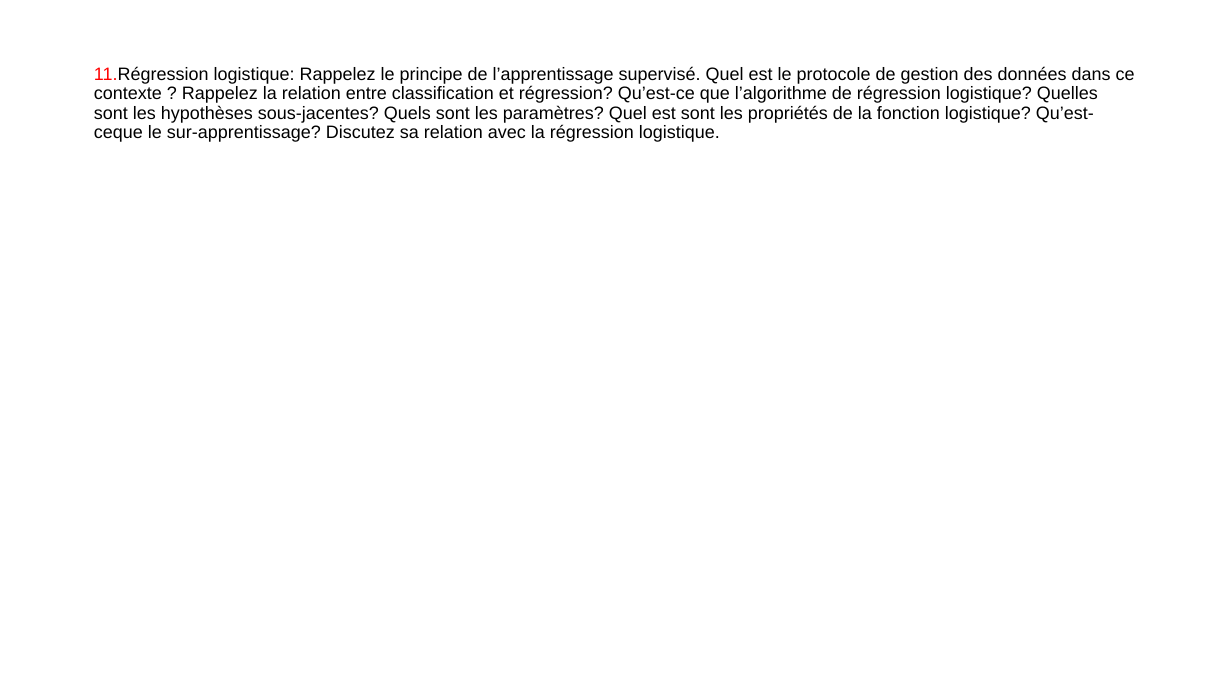
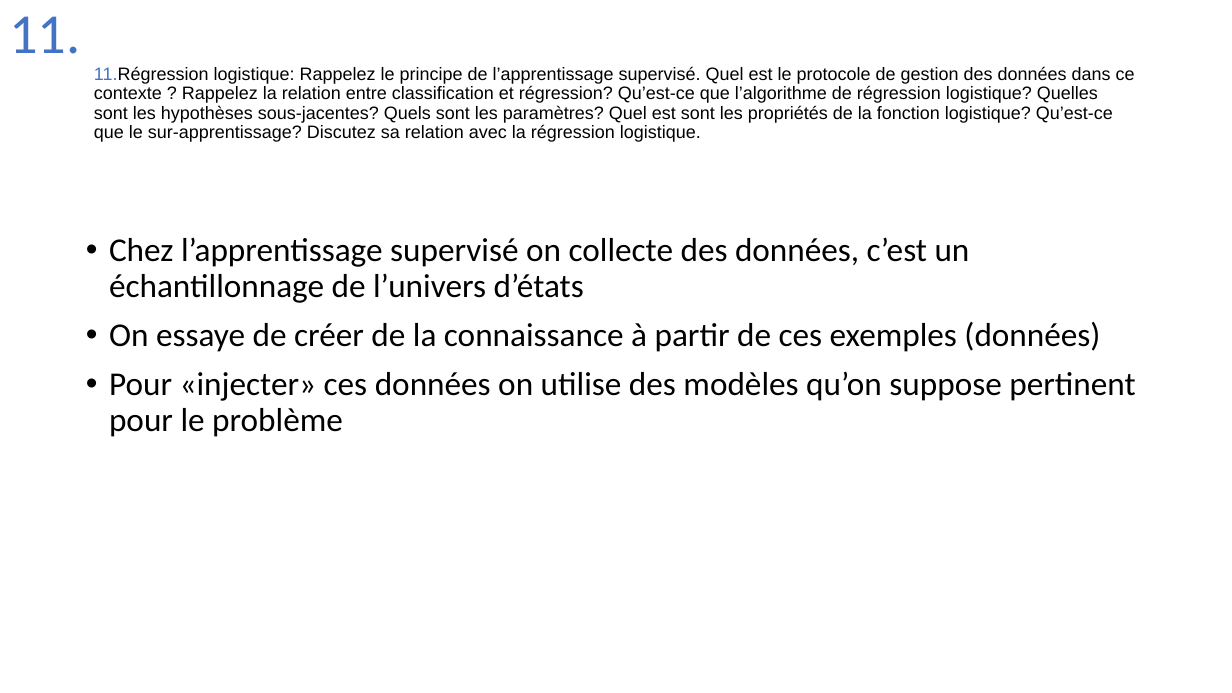
Before and after one commit to Joao-Quinta/Uni3eme, a slide deck: slide 53 of intelligenceArtificielle/Intelligence_artificielle_exam.pptx. Drawn at 1232x693 pixels with LibreOffice and Linux fonts; fonts in the diff are those of the drawing. Boxes give left, top, right and bottom in pixels: in the first picture for what was removed or moved away, otherwise in the second. Text is boxed around its words. In the diff, an @@ line names an element or a change of style, - is before the commit and + after.

```diff
--- a/intelligenceArtificielle/Intelligence_artificielle_exam.pptx
+++ b/intelligenceArtificielle/Intelligence_artificielle_exam.pptx
@@ text added at <box>9,16,80,54</box>, 44 pt, text #4472C4 @@
+11.
@@ title at <box>94,66,1135,142</box>: spaces changed @@
-11.Régression logistique: Rappelez le principe de l’apprentissage supervisé. Quel est le protocole de gestion des données dans ce contexte ? Rappelez la relation entre classification et régression? Qu’est-ce que l’algorithme de régression logistique? Quelles sont les hypothèses sous-jacentes? Quels sont les paramètres? Quel est sont les propriétés de la fonction logistique? Qu’est-ceque le sur-apprentissage? Discutez sa relation avec la régression logistique.
+11.Régression logistique: Rappelez le principe de l’apprentissage supervisé. Quel est le protocole de gestion des données dans ce contexte ? Rappelez la relation entre classification et régression? Qu’est-ce que l’algorithme de régression logistique? Quelles sont les hypothèses sous-jacentes? Quels sont les paramètres? Quel est sont les propriétés de la fonction logistique? Qu’est-ce que le sur-apprentissage? Discutez sa relation avec la régression logistique.
@@ text added at <box>109,237,1135,437</box>, 25.9 pt, text #000000 @@
+• Chez l’apprentissage supervisé on collecte des données, c’est un échantillonnage de l’univers d’états
+• On essaye de créer de la connaissance à partir de ces exemples (données)
+• Pour «injecter» ces données on utilise des modèles qu’on suppose pertinent pour le problème
```
Also in this commit, not shown: 3 other slides changed, 5 slides added.
